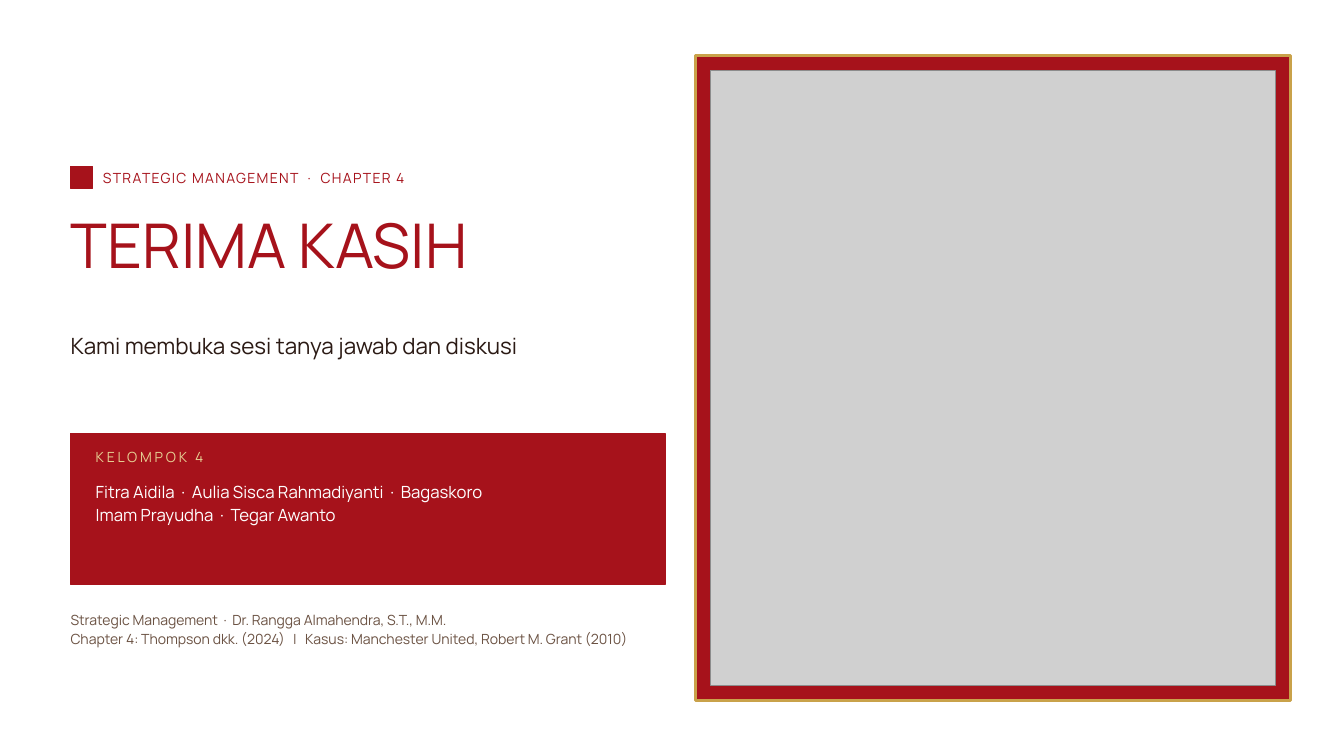
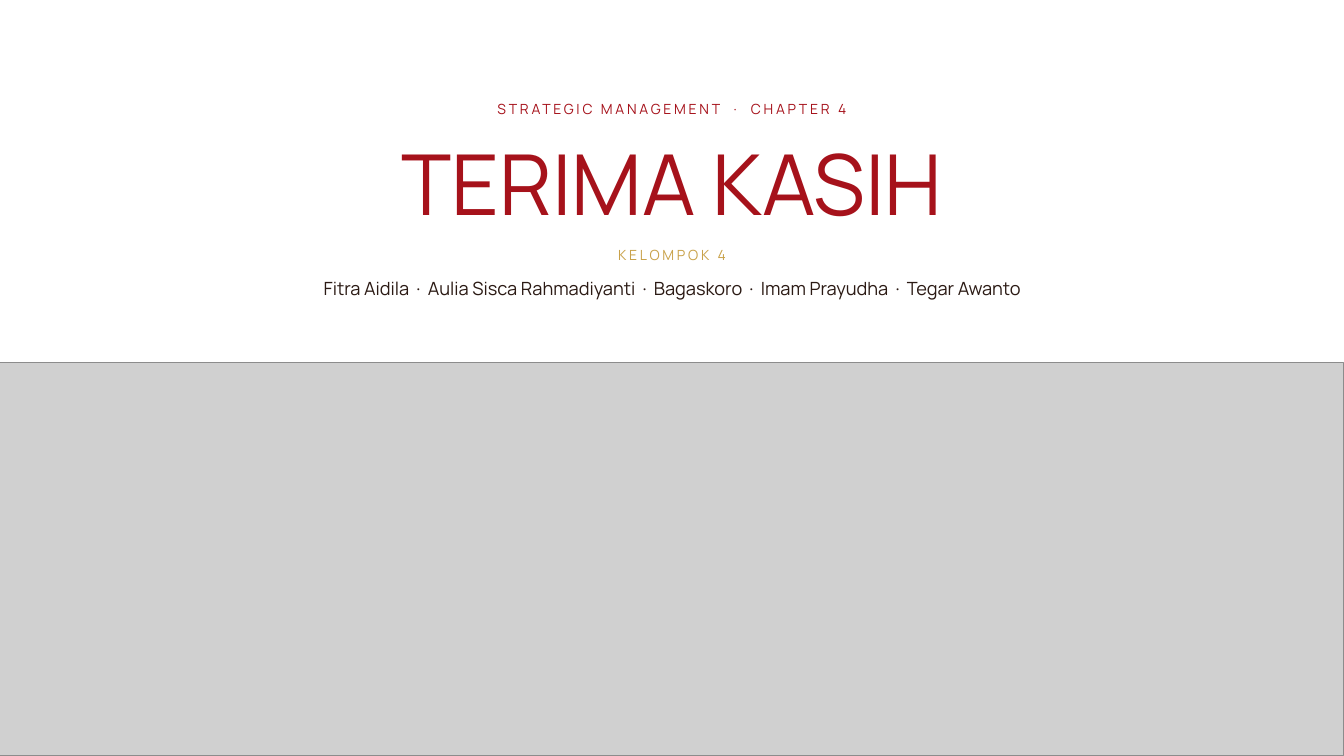
Before and after one commit to aslihabnuri/Dom-Manipulation, a slide deck: slide 33 of materi-strategic-management/presentasi/SMJKT_Group 4_Case Manchester United_tema cream.pptx. Drawn at 1344x756 pixels with LibreOffice and Linux fonts; fonts in the diff are those of the drawing; grey boxes stand for pictures; background and template pictures are left out. Boxes give left, top, right and bottom in pixels: in the first picture for what was removed or moved away, otherwise in the second. Text is boxed around its words. In the diff, an @@ line names an element or a change of style, - is before the commit and + after.

```diff
--- a/materi-strategic-management/presentasi/SMJKT_Group 4_Case Manchester United_tema cream.pptx
+++ b/materi-strategic-management/presentasi/SMJKT_Group 4_Case Manchester United_tema cream.pptx
@@ rectangle removed at (x1=696, y1=55, x2=1291, y2=701) @@
@@ picture removed at (x1=711, y1=71, x2=1275, y2=686) @@
@@ text "STRATEGIC MANAGEMENT · CHAPTER 4" moved from (x1=103, y1=172, x2=404, y2=184) to (x1=838, y1=104, x2=846, y2=114) @@
@@ text "STRATEGIC MANAGEMENT · CHAPTER 4" at (x1=838, y1=104, x2=846, y2=114): letter spacing 1 to 2 pt; alignment left to centre; vertical alignment middle to top @@
@@ text "TERIMA KASIH" moved from (x1=71, y1=222, x2=468, y2=269) to (x1=401, y1=153, x2=942, y2=217) @@
@@ text "TERIMA KASIH" at (x1=401, y1=153, x2=942, y2=217): size 44 to 60 pt; alignment left to centre @@
@@ rectangle removed at (x1=71, y1=166, x2=93, y2=189) @@
@@ text "KELOMPOK 4" moved from (x1=96, y1=451, x2=203, y2=462) to (x1=618, y1=249, x2=726, y2=260) @@
@@ text "KELOMPOK 4" at (x1=618, y1=249, x2=726, y2=260): text colour #E6CF93 to #C9A24A; alignment left to centre @@
@@ text at (x1=324, y1=281, x2=1021, y2=300): text changed; size 12 to 13 pt; text colour #FFFFFF to #2B1A14 @@
-Fitra Aidila · Aulia Sisca Rahmadiyanti · Bagaskoro
-Imam Prayudha · Tegar Awanto
+Fitra Aidila · Aulia Sisca Rahmadiyanti · Bagaskoro · Imam Prayudha · Tegar Awanto
@@ text removed at (x1=71, y1=337, x2=517, y2=360) @@
-Kami membuka sesi tanya jawab dan diskusi
@@ picture added at (x1=0, y1=363, x2=1344, y2=756) @@
@@ rectangle removed at (x1=71, y1=434, x2=665, y2=585) @@
@@ text removed at (x1=71, y1=614, x2=627, y2=648) @@
-Strategic Management · Dr. Rangga Almahendra, S.T., M.M.
-Chapter 4: Thompson dkk. (2024) | Kasus: Manchester United, Robert M. Grant (2010)
```
Also in this commit, not shown: 32 other slides changed, 8 other files.
